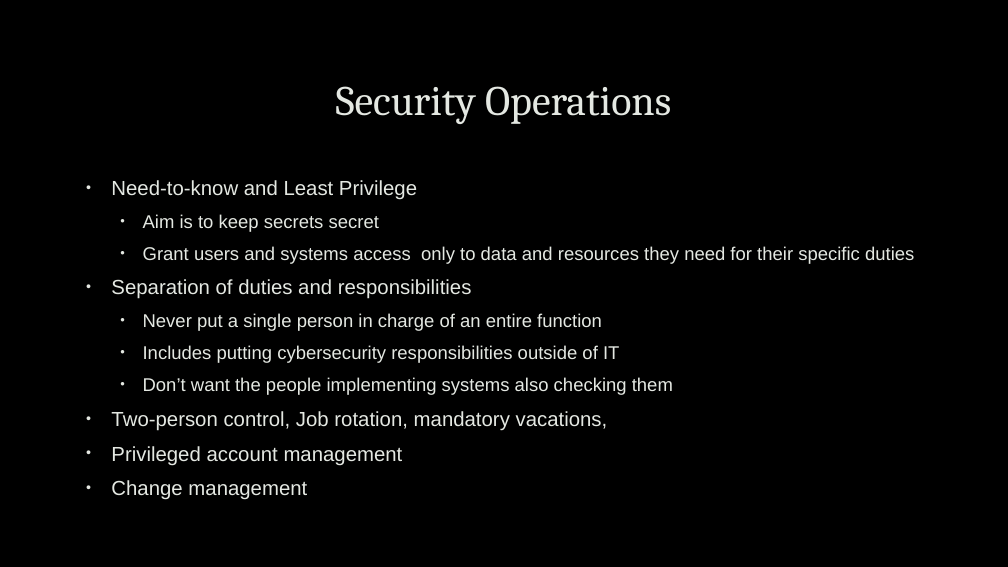
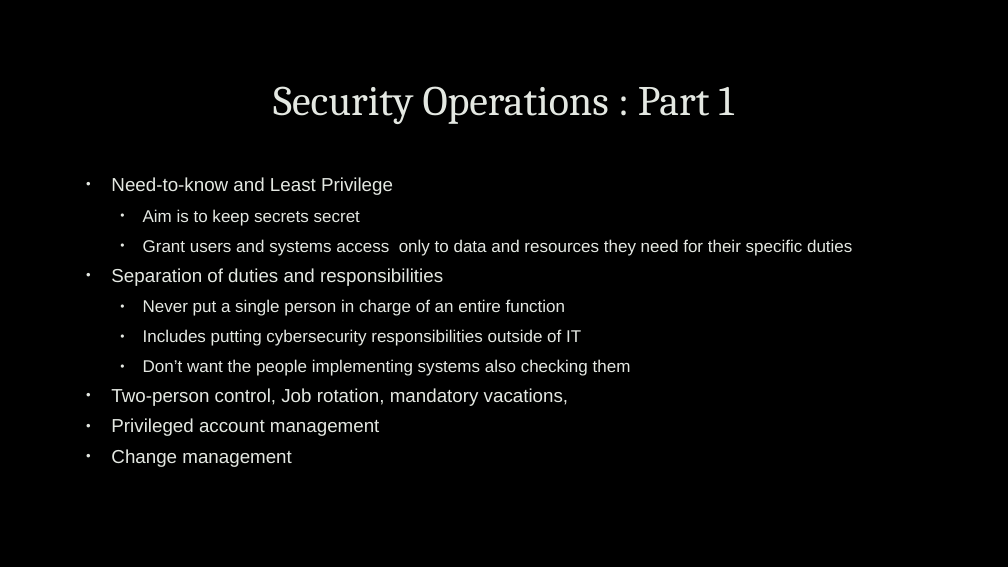
Before and after one commit to uwacsp/cits1003, a slide deck: slide 27 of Lectures/CITS1003-7 Security Management.pptx (slide 28 before the commit). Drawn at 1008x567 pixels with LibreOffice and Linux fonts; fonts in the diff are those of the drawing; background and template pictures are left out. Boxes give left, top, right and bottom in pixels: in the first picture for what was removed or moved away, otherwise in the second. Text is boxed around its words. In the diff, an @@ line names an element or a change of style, - is before the commit and + after.

```diff
--- a/Lectures/CITS1003-7 Security Management.pptx
+++ b/Lectures/CITS1003-7 Security Management.pptx
@@ title at <box>273,86,734,124</box>: text changed @@
-Security Operations
+Security Operations : Part 1
@@ text "Need-to-know and Least Privilege" at <box>111,177,852,467</box>: size 19.4 to 17.9 pt in "Need-to-know and Least Privilege", "Separation of duties and responsibilities", "Two-person control, Job rotation, mandatory vacations,", "Privileged account management" and 1 more places; size 17.6 to 16.1 pt in "Aim is to keep secrets secret", "Grant users and systems access only to ...", "Never put a single person in charge ...", "Includes putting cybersecurity responsibilities outside of I ..." and 1 more places; line spacing 1 to 0.9 @@
```
Also in this commit, not shown: 9 other slides changed, 2 slides removed.
